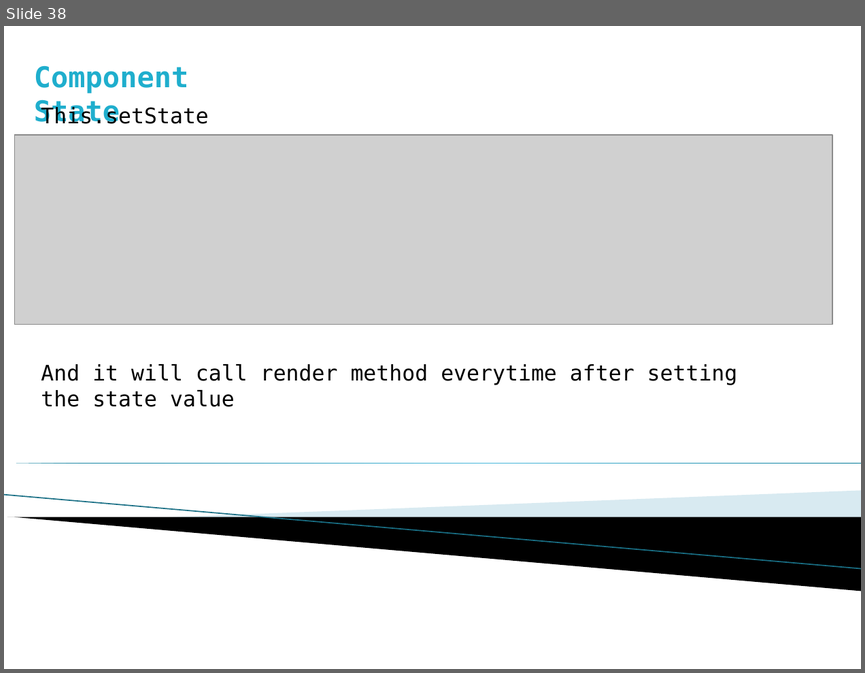
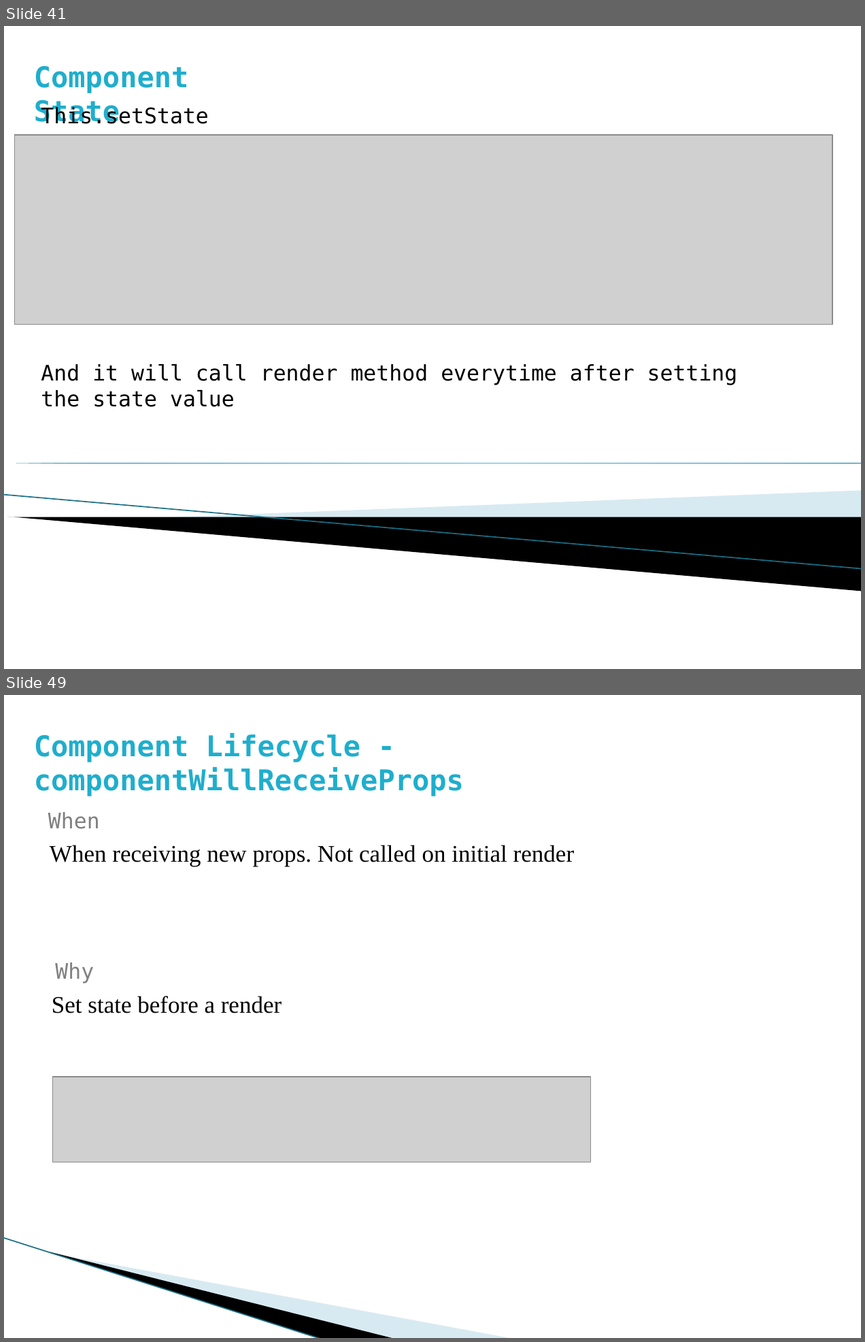
Before and after one commit to prateek3189/React-Tutorial, a slide deck: React-Tutorial.pptx. Shown one above the other, each under a label of ours: slide 38 before the commit, slides 41 and 49 after it; the slides between them are not shown. The pictures are 865x673 and 865x1342 pixels, drawn with LibreOffice and Linux fonts; fonts in the diff are those of the drawing; grey boxes stand for pictures; background and template pictures are left out. Boxes give left, top, right and bottom in pixels: in the first picture for what was removed or moved away, otherwise in the second. Text is boxed around its words. In the diff, an @@ line names an element or a change of style, - is before the commit and + after.

```diff
--- a/React-Tutorial.pptx
+++ b/React-Tutorial.pptx
@@ slide 49 added at bbox=[4, 695, 861, 1338], background #FFFFFF @@
@@ text added at bbox=[34, 733, 464, 796], 24 pt, text #1FAECD, bold @@
+Component Lifecycle - componentWillReceiveProps
@@ text added at bbox=[48, 812, 100, 829], 18 pt, text #808080 @@
+When
@@ text added at bbox=[50, 845, 574, 866], 20 pt, text #000000 @@
+When receiving new props. Not called on initial render
@@ text added at bbox=[55, 962, 94, 983], 18 pt, text #808080 @@
+Why
@@ text added at bbox=[52, 996, 281, 1013], 20 pt, text #000000 @@
+Set state before a render
@@ picture added at bbox=[53, 1076, 591, 1162] @@
@@ line added from (4, 1238) to (322, 1338), #97C5D8 0.95 pt @@
@@ freeform shape added at bbox=[50, 1251, 396, 1338], fill #000000 @@
@@ freeform shape added at bbox=[51, 1252, 514, 1338], fill #A0CBDC at 40% opacity @@
@@ what was slide 38 is now slide 41 @@
```
Also in this commit, not shown: 2 slides changed, 10 other slides added.
